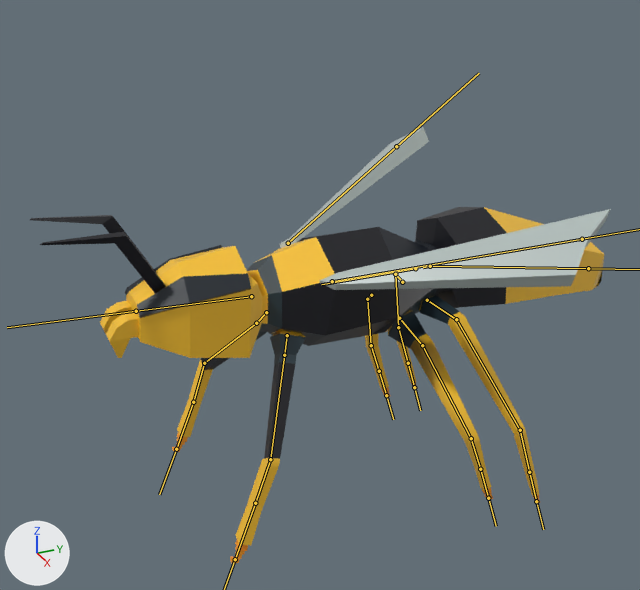
Renders of the FBX model Assets/Art/Wasp/Wasp 1.fbx from each side of a commit.
The view is the same before and after, from a 50 mm lens placed at (4.28, -1.35, 3.78), pointed at (-0.08, 0.61, 1.6). The axes (+X, +Y, +Z) are drawn at lower left. The lights are the same throughout. Both versions are drawn at frame 30 of the action 'Armature|Move'; the numbers are the values there. The bones that bend it are drawn over the model as lines.
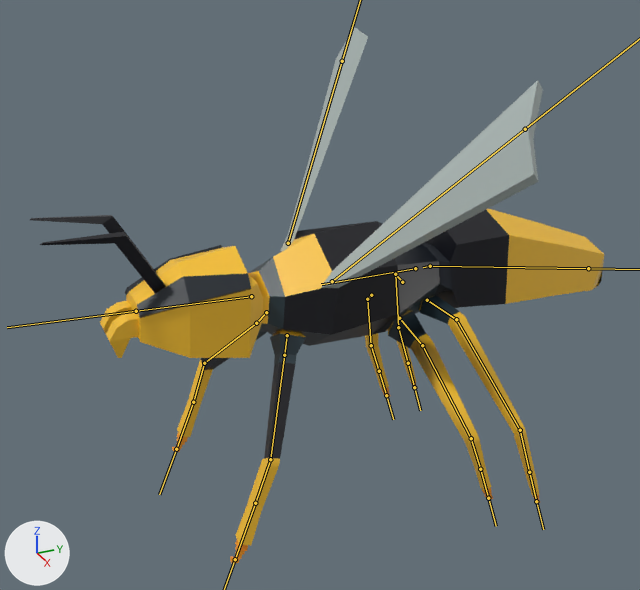
Boxes [x1, y1, x2, y2] around the edits, measured in the pictures (640 x 590 px):
```json
{"object": "Cube", "change": "posed", "before": [30, 127, 611, 563], "after": [30, 27, 604, 563], "on screen": "23% taller"}
{"bone": "Wing.L", "before": "(332, 281) to (582, 239)", "after": "(332, 281) to (525, 129)"}
{"bone": "Wing.R", "before": "(288, 243) to (396, 146)", "after": "(288, 243) to (342, 61)"}
```

Scene script edits in JSON lines:
```json
{"block": "bone_wing_l", "where": "bone_wing_l = bpy.data.objects['Armature'].pose.bones['Wing.L']  # child of 'Spine'"}
{"op": "set", "path": "bone_wing_l.rotation_quaternion", "old": "(0.956, 0.064, -0.284, 0.034)", "new": "(0.942, -0.036, -0.127, 0.309)", "note": "degrees (7, -33, 2) -> degrees (-9, -13, 37)"}
{"block": "bone_wing_r", "where": "bone_wing_r = bpy.data.objects['Armature'].pose.bones['Wing.R']  # child of 'Spine'"}
{"op": "set", "path": "bone_wing_r.rotation_quaternion", "old": "(0.956, 0.064, 0.284, -0.034)", "new": "(0.942, -0.036, 0.127, -0.309)", "note": "degrees (7, 33, -2) -> degrees (-9, 13, -37)"}
```
